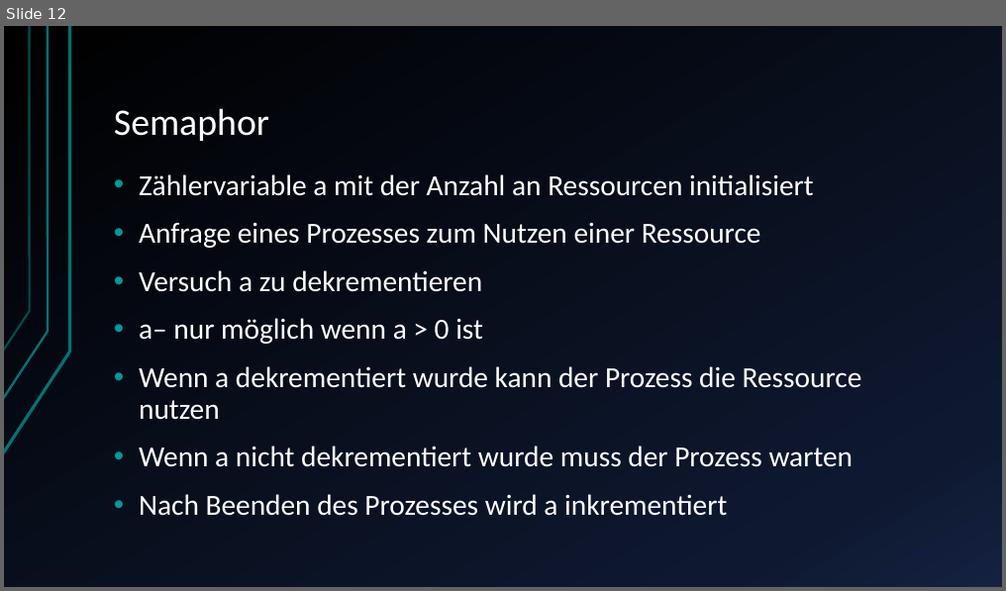
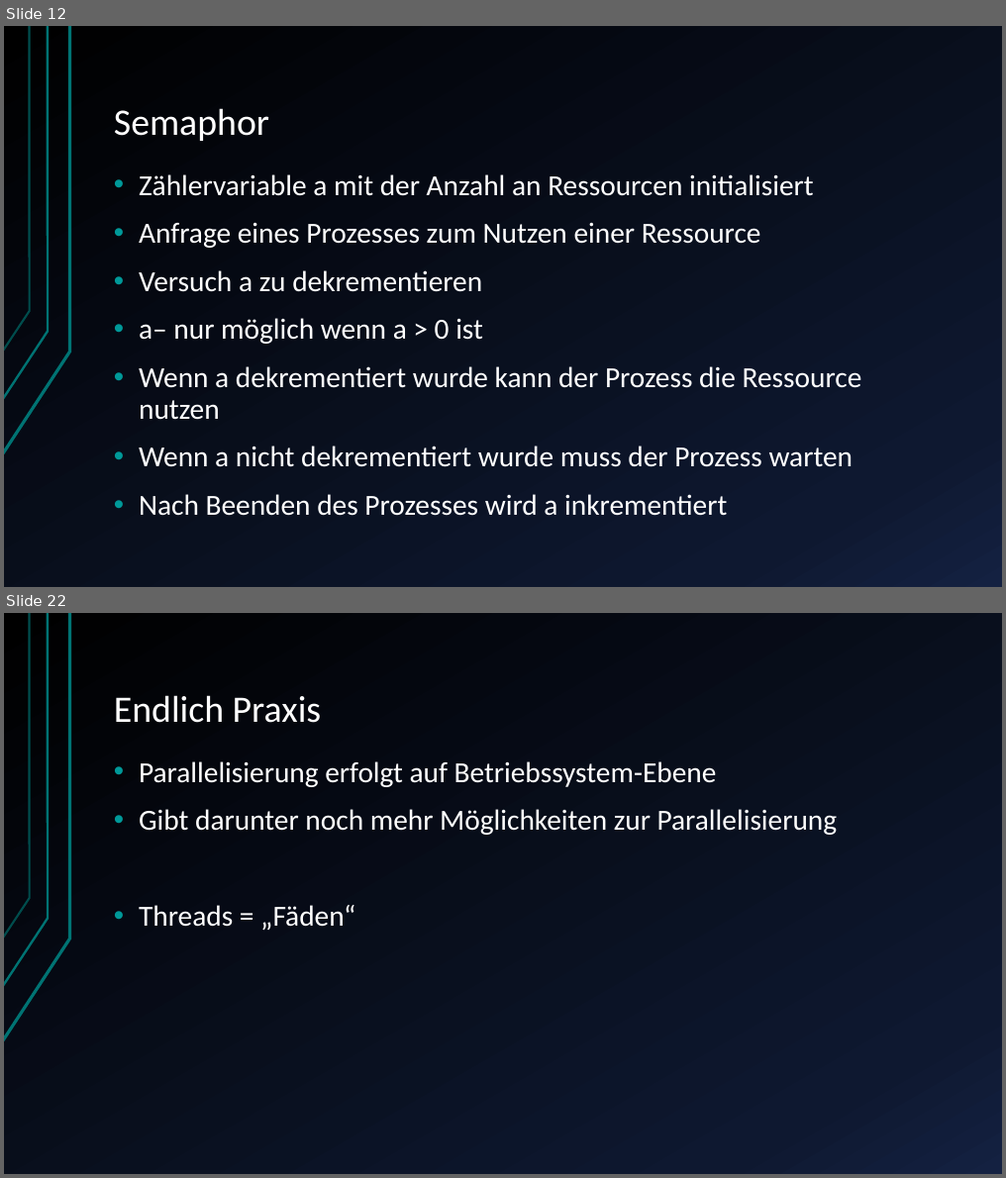
Before and after one commit to JuSteif/Parallelisierung, a slide deck: Ausblick Parallelisierung von Prozessen.pptx. Shown one above the other, each under a label of ours: slide 12 before the commit, slides 12 and 22 after it; the slides between them are not shown. The pictures are 1006x591 and 1006x1178 pixels, drawn with LibreOffice and Linux fonts; fonts in the diff are those of the drawing. Boxes give left, top, right and bottom in pixels: in the first picture for what was removed or moved away, otherwise in the second. Text is boxed around its words. In the diff, an @@ line names an element or a change of style, - is before the commit and + after.

```diff
--- a/Ausblick Parallelisierung von Prozessen.pptx
+++ b/Ausblick Parallelisierung von Prozessen.pptx
@@ slide 22 added at box(4, 613, 1002, 1174), background gradient #000000 to #0F1931 to #142242; not listed: 3 template elements that a slide beside it also shows @@
@@ title added at box(114, 695, 321, 723), 36 pt, text #FFFFFF @@
+Endlich Praxis
@@ text added at box(139, 761, 838, 931), 28 pt, text #FFFFFF @@
+• Parallelisierung erfolgt auf Betriebssystem-Ebene
+• Gibt darunter noch mehr Möglichkeiten zur Parallelisierung
+• Threads = „Fäden“
```
Also in this commit, not shown: 1 slide changed, 19 other slides added, 1 slide removed, 1 other file.
